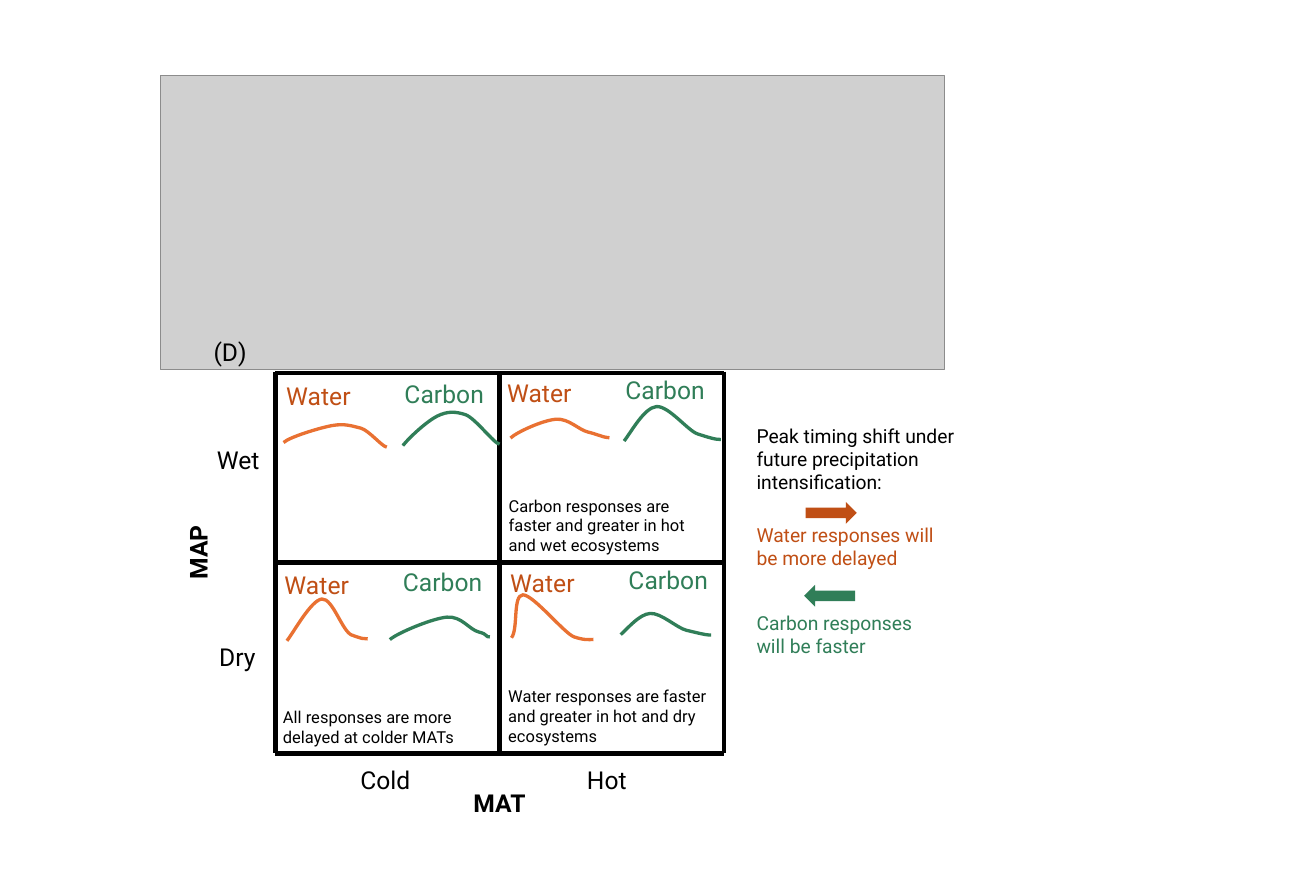
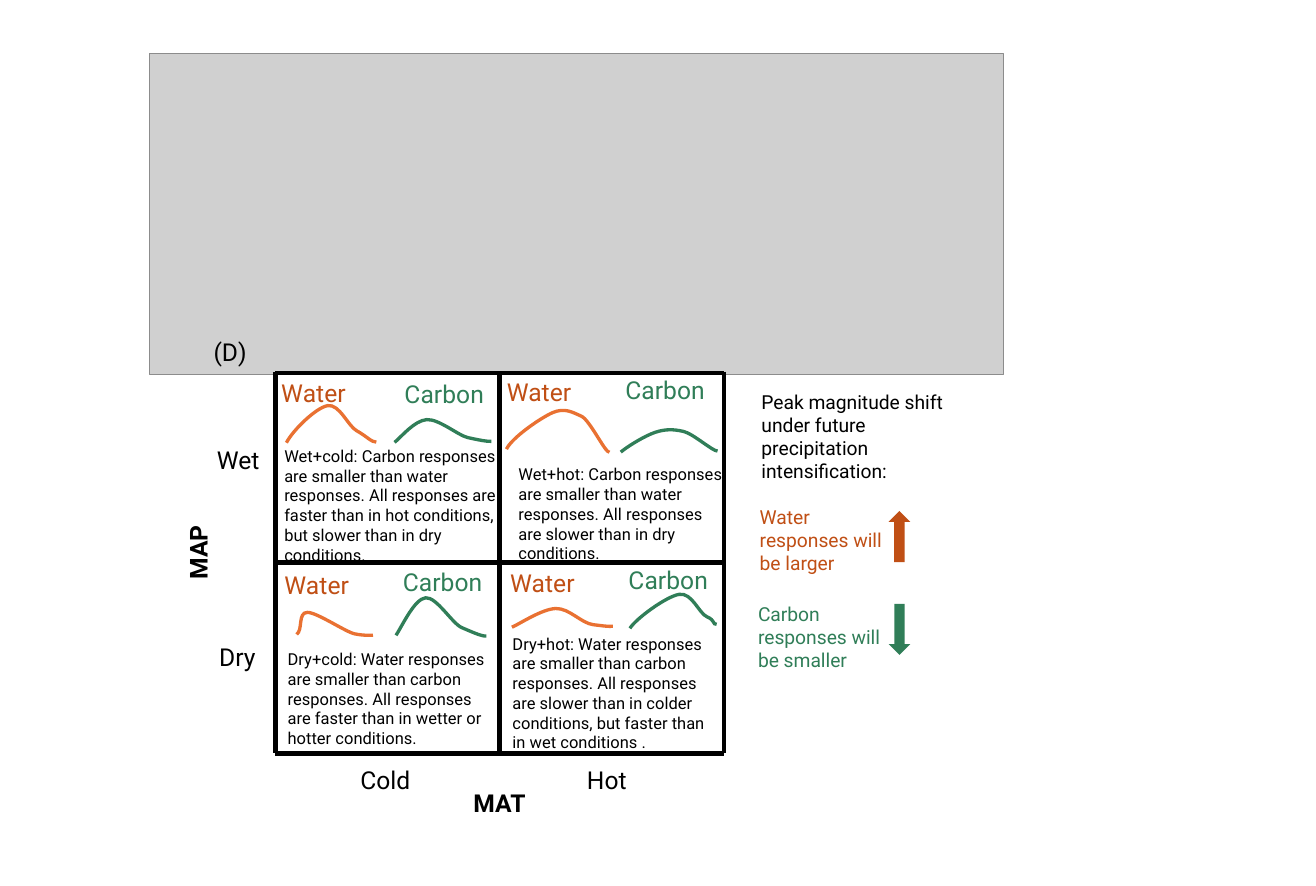
Before and after one commit to egreich/Pulse-meta-analysis, a slide deck: slide 5 of figures/conceptual_figure_edits.pptx (slide 6 before the commit). Drawn at 1316x886 pixels with LibreOffice and Linux fonts; fonts in the diff are those of the drawing; grey boxes stand for pictures. Boxes give left, top, right and bottom in pixels: in the first picture for what was removed or moved away, otherwise in the second. Text is boxed around its words. In the diff, an @@ line names an element or a change of style, - is before the commit and + after.

```diff
--- a/figures/conceptual_figure_edits.pptx
+++ b/figures/conceptual_figure_edits.pptx
@@ picture resized from (x1=161, y1=76, x2=946, y2=369) to (x1=149, y1=54, x2=1003, y2=375) @@
@@ text "Water" rewrapped from (x1=286, y1=387, x2=350, y2=406) to (x1=281, y1=384, x2=345, y2=408) @@
@@ freeform shape resized from (x1=510, y1=419, x2=609, y2=439) to (x1=286, y1=406, x2=376, y2=443) @@
@@ freeform shape resized from (x1=624, y1=407, x2=722, y2=441) to (x1=395, y1=419, x2=492, y2=442) @@
@@ freeform shape at (x1=505, y1=408, x2=610, y2=459): rotation 0 to 356 degrees; outline redrawn @@
@@ text at (x1=761, y1=394, x2=943, y2=479): text changed @@
-Peak timing shift under future precipitation intensification:
+Peak magnitude shift under future precipitation intensification:
@@ text added at (x1=284, y1=449, x2=495, y2=565), 11.1 pt, text #000000 @@
+Wet+cold: Carbon responses are smaller than water responses. All responses are faster than in hot conditions, but slower than in dry conditions.
@@ freeform shape resized from (x1=403, y1=412, x2=501, y2=445) to (x1=621, y1=430, x2=718, y2=453) @@
@@ text at (x1=518, y1=467, x2=722, y2=565): text changed @@
-Carbon responses are faster and greater in hot and wet ecosystems
+Wet+hot: Carbon responses are smaller than water responses. All responses are slower than in dry conditions.
@@ text at (x1=760, y1=510, x2=881, y2=574): text changed @@
-Water responses will be more delayed
+Water responses will be larger
@@ right arrow at (x1=891, y1=512, x2=907, y2=560): rotation 0 to 270 degrees @@
@@ freeform shape resized from (x1=621, y1=614, x2=712, y2=635) to (x1=396, y1=598, x2=487, y2=636) @@
@@ freeform shape resized from (x1=390, y1=617, x2=490, y2=639) to (x1=630, y1=594, x2=716, y2=629) @@
@@ freeform shape resized from (x1=511, y1=594, x2=593, y2=639) to (x1=297, y1=613, x2=374, y2=636) @@
@@ freeform shape resized from (x1=287, y1=599, x2=368, y2=640) to (x1=512, y1=608, x2=614, y2=628) @@
@@ text at (x1=758, y1=606, x2=880, y2=667): text changed @@
-Carbon responses will be faster
+Carbon responses will be smaller
@@ right arrow at (x1=891, y1=605, x2=907, y2=653): rotation 180 to 90 degrees @@
@@ text at (x1=288, y1=652, x2=484, y2=744): text changed @@
-Water responses are faster and greater in hot and dry ecosystems
+Dry+cold: Water responses are smaller than carbon responses. All responses are faster than in wetter or hotter conditions.
@@ text added at (x1=512, y1=637, x2=705, y2=754), 11.1 pt, text #000000 @@
+Dry+hot: Water responses are smaller than carbon responses. All responses are slower than in colder conditions, but faster than in wet conditions .
@@ text removed at (x1=283, y1=710, x2=454, y2=747) @@
-All responses are more delayed at colder MATs
```
Also in this commit, not shown: 1 other slide changed, 1 slide added, 2 slides removed, 53 other files.
